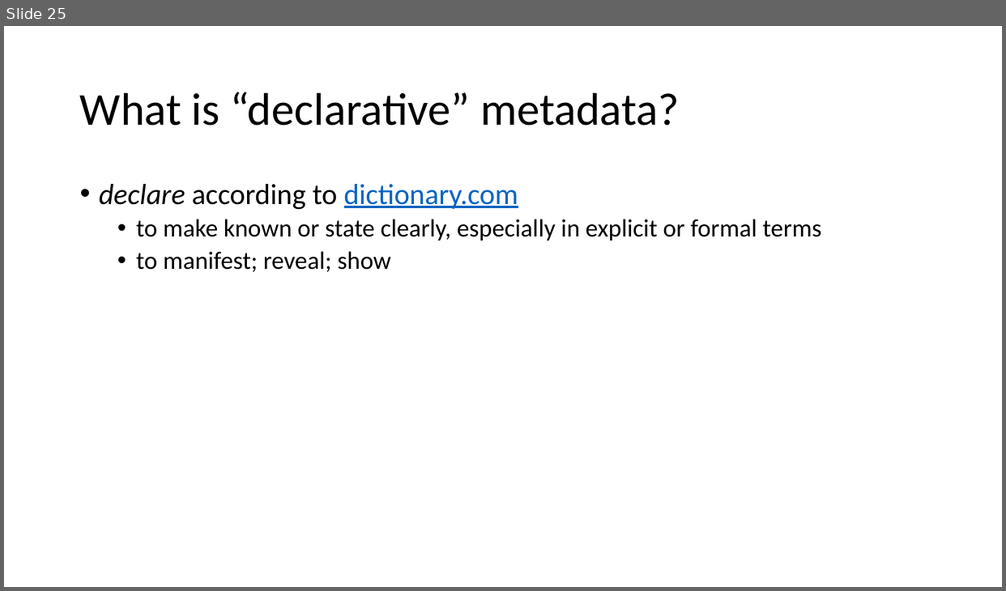
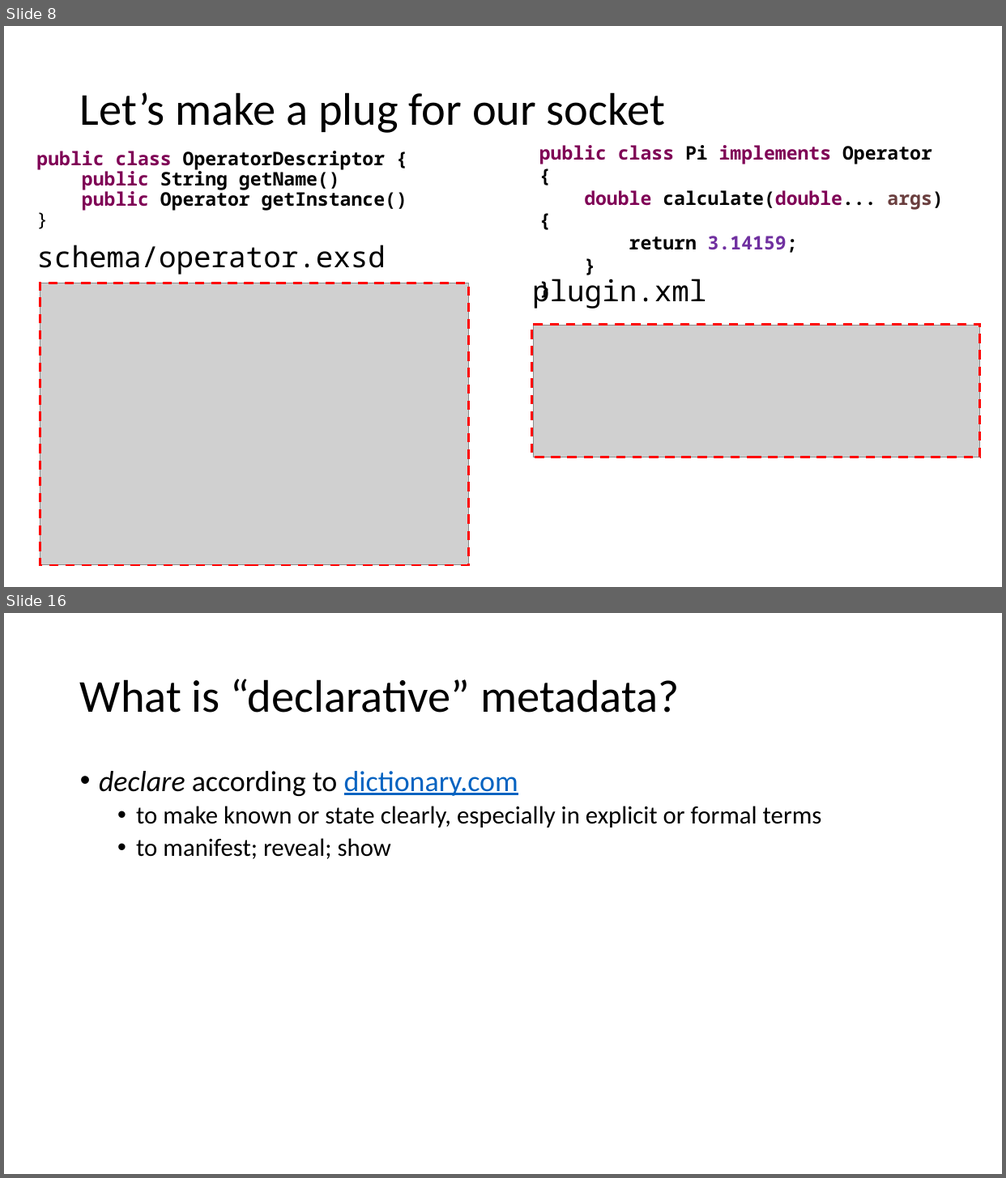
Before and after one commit to diffplug/sockets-and-plugs, a slide deck: Sockets and Plugs.pptx. Shown one above the other, each under a label of ours: slide 25 before the commit, slides 8 and 16 after it; the slides between them are not shown. The pictures are 1006x591 and 1006x1178 pixels, drawn with LibreOffice and Linux fonts; fonts in the diff are those of the drawing; grey boxes stand for pictures. Boxes give left, top, right and bottom in pixels: in the first picture for what was removed or moved away, otherwise in the second. Text is boxed around its words. In the diff, an @@ line names an element or a change of style, - is before the commit and + after.

```diff
--- a/Sockets and Plugs.pptx
+++ b/Sockets and Plugs.pptx
@@ slide 8 added at [4, 26, 1002, 587], background #FFFFFF @@
@@ title added at [80, 92, 665, 133], 44 pt, text #000000 @@
+Let’s make a plug for our socket
@@ text added at [539, 145, 943, 253], 18 pt, text #000000, bold @@
+public class Pi implements Operator {
+double calculate(double... args) {
+return 3.14159;
+}
+}
@@ text added at [36, 151, 407, 211], 18 pt, text #000000, bold @@
+public class OperatorDescriptor {
+public String getName()
+public Operator getInstance()
+}
@@ text added at [36, 245, 385, 275], 28 pt, text #000000 @@
+schema/operator.exsd
@@ picture added at [40, 283, 468, 565] @@
@@ rectangle added at [40, 283, 468, 565], outline #FF0000 2.25 pt dashed @@
@@ text added at [532, 274, 706, 309], 28 pt, text #000000 @@
+plugin.xml
@@ rectangle added at [532, 325, 980, 458], outline #FF0000 2.25 pt dashed @@
@@ picture added at [534, 326, 980, 458] @@
@@ what was slide 25 is now slide 16 @@
```
Also in this commit, not shown: 11 slides changed, 8 other slides added, 5 slides removed.
